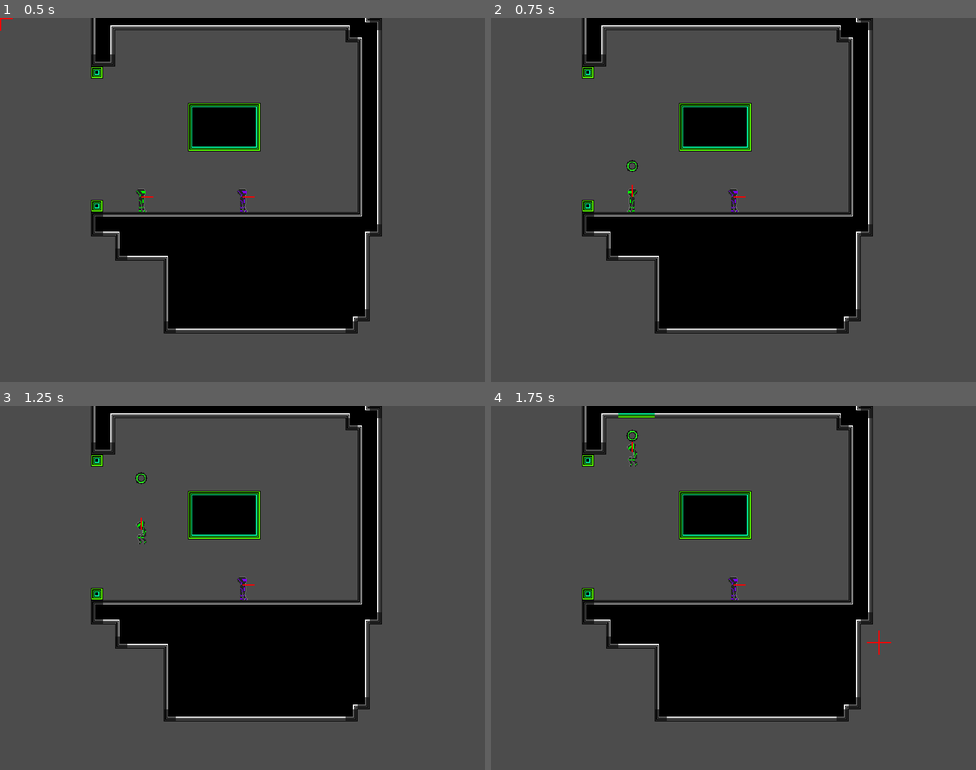
Above: before the commit, frames 1-4 (two rows, left to right).
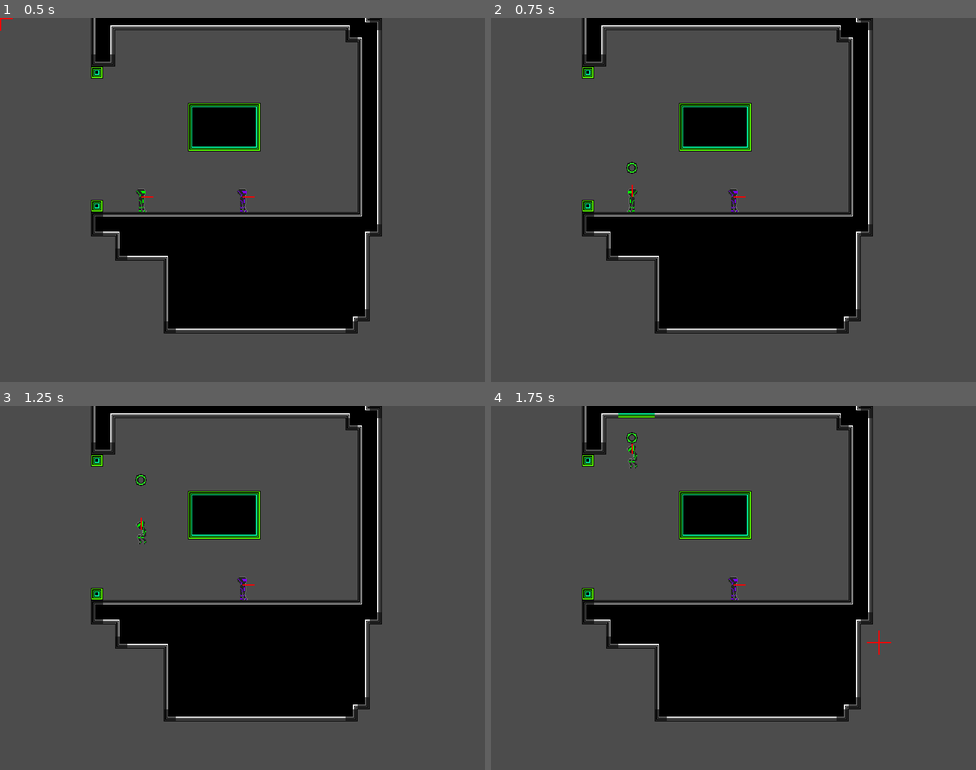
Above: after the commit, the same moments.

Repository: emmawithanE/Frisbee
Game: Godot game, scene res://scenes/World.tscn
The game is run twice, just before and just after one commit, with the same random seed, the same clock (stepped at 60 frames per second) and the same inputs.
Inputs (mouse positions are in pixels of both pictures, inside the frame that each line leads up to):
- Up to frame 1 (0.5 s): no input
- Up to frame 2 (0.75 s): move the mouse to (709, 272) at 0.52 s; hold Up (ui_up) from 0.53 s (still down); click (709, 272) at 0.6 s
- Up to frame 3 (1.25 s): keep holding Up (ui_up); tap Space (jump) at 0.77 s
- Up to frame 4 (1.75 s): keep holding Up (ui_up); move the mouse to (879, 642) at 1.27 s; tap R (dash) at 1.35 s; tap Space (jump) at 1.52 s

Frame 1 is identical in both runs. In frame 2, less than 0.1% of the frame differs, in the area x 27-31%, y 39-43%; in frame 3, less than 0.1%; in frame 4, 0.1%, in the area x 27-31%, y 6-18%.

Commit message:
Add glow to ball at >90% speed

Diff:
--- a/scenes/Shot.gd
+++ b/scenes/Shot.gd
@@ -26,6 +26,9 @@
 	var new_v = min(MAX_SPEED, v + sqrt(v))
 	vel = vel.normalized() * new_v
 	Signals.emit_signal("speed_changed", get_instance_id(), new_v)
+	var new_col = Vector2(colour, int(new_v > MAX_SPEED * 0.9))
+	print(str(new_col))
+	$Sprite.set_frame_coords(new_col)
 
 func die():
 	queue_free()
--- a/scenes/Shot.tscn
+++ b/scenes/Shot.tscn
@@ -1,10 +1,10 @@
 [gd_scene load_steps=4 format=2]
 
-[ext_resource path="res://sprites/ball.png" type="Texture" id=1]
+[ext_resource path="res://sprites/ballglow.png" type="Texture" id=1]
 [ext_resource path="res://scenes/Shot.gd" type="Script" id=2]
 
-[sub_resource type="RectangleShape2D" id=1]
-extents = Vector2( 8, 4 )
+[sub_resource type="CircleShape2D" id=1]
+radius = 8.0
 
 [node name="Node2D" type="KinematicBody2D" groups=["players"]]
 script = ExtResource( 2 )
@@ -12,6 +12,7 @@
 [node name="Sprite" type="Sprite" parent="."]
 texture = ExtResource( 1 )
 hframes = 3
+vframes = 2
 
 [node name="CollisionShape2D" type="CollisionShape2D" parent="."]
 shape = SubResource( 1 )
Binary file added: sprites/ballglow.png
Not shown, added: sprites/ballglow.png.import
Not shown, added: sprites/ballglow.psd
